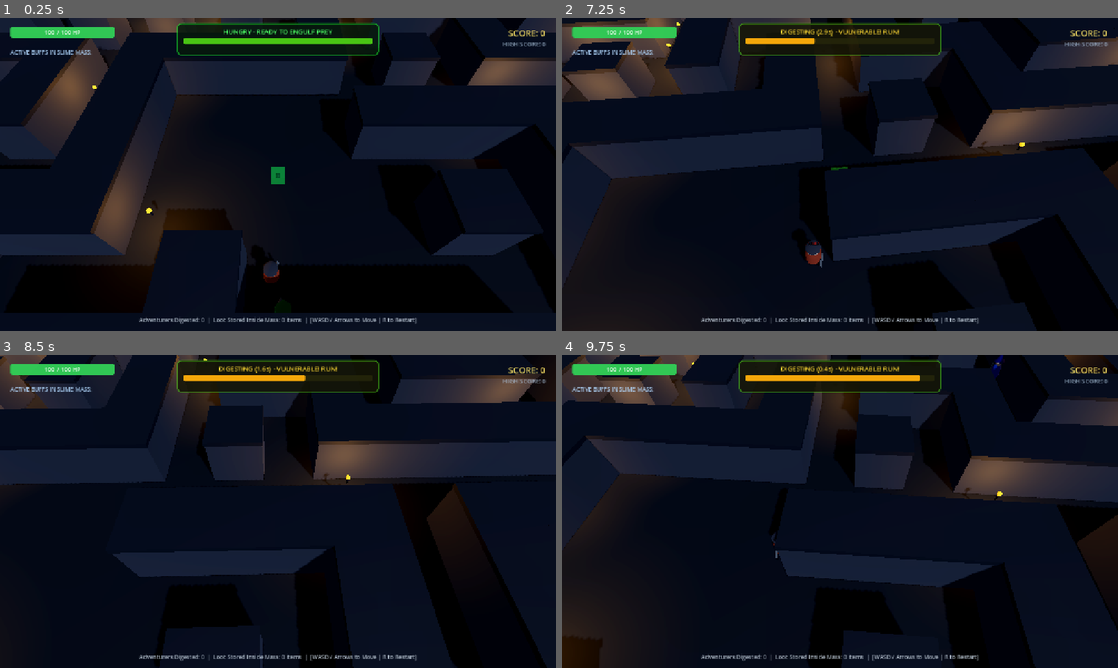
Above: before the commit, frames 1-4 (two rows, left to right).
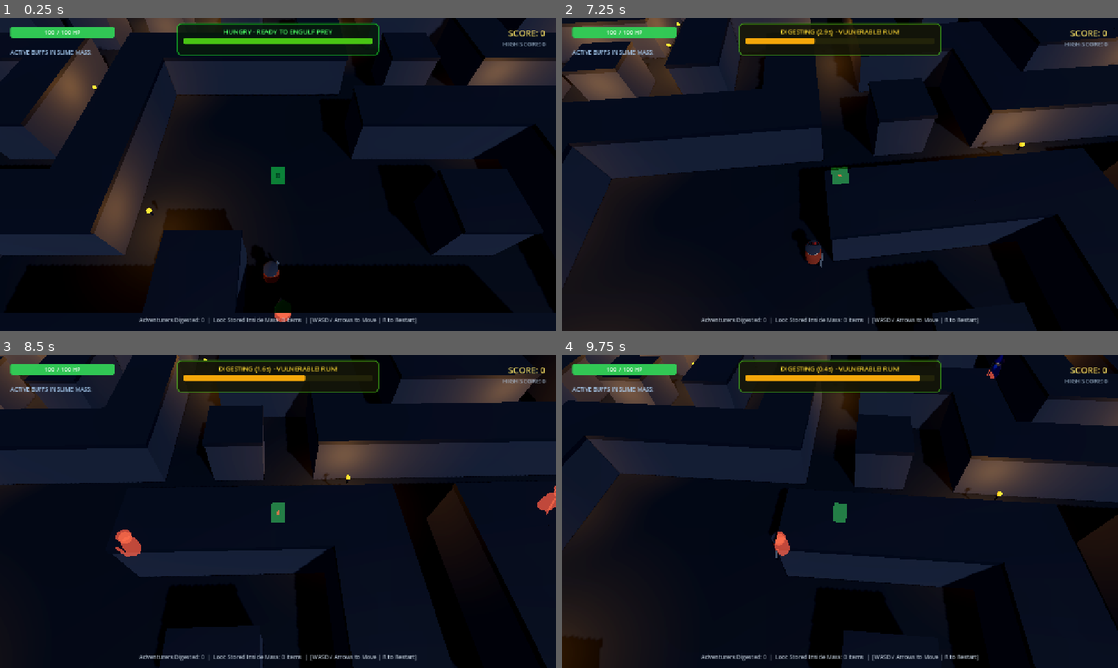
Above: after the commit, the same moments.

Repository: JunNealy/cube-test
Game: Godot game, scene res://scenes/main.tscn
Two runs of this game, one before a commit and one after it. Both use one fixed random seed, a clock stepped at 60 frames per second and the inputs below.
Inputs:
- Up to frame 1 (0.25 s): no input
- Up to frame 2 (7.25 s): hold W (move_up) 0.53-2.03 s; tap 1 every 0.75 s from 0.6 to 6.6 s; hold A (move_left) 2.03-3.53 s; hold S (move_down) 3.53-4.28 s; hold D (move_right) 4.28-5.03 s; hold W (move_up) 5.03-5.78 s; hold D (move_right) from 5.78 s (still down)
- Up to frame 3 (8.5 s): tap 1 at 7.35, 8.1 s; release D (move_right) at 8.03 s; hold S (move_down) from 8.03 s (still down)
- Up to frame 4 (9.75 s): release S (move_down) at 8.78 s; hold A (move_left) 8.78-9.53 s; tap 1 at 8.85, 9.6 s; hold W (move_up) from 9.53 s (still down)

The runs differ from the first frame. In frame 1, less than 0.1% of the frame differs, in the area x 49-53%, y 94-98%; in frame 2, 0.1%; in frame 3, 0.6%, in the area x 20-100%, y 41-65%; in frame 4, 0.3%.

Commit message:
feat(render): show adventurers and slime through walls
Adventurers use the stencil X-ray mode so a red silhouette shows when
a wall hides them. The slime gets an inverted-depth next pass that
draws a faint green silhouette when occluded.

Diff:
--- a/scripts/adventurer.gd
+++ b/scripts/adventurer.gd
@@ -186,6 +186,13 @@
 	w_mat.albedo_color = Color(0.8, 0.8, 0.8)
 	weapon_mesh.material_override = w_mat
 	weapon_pivot.add_child(weapon_mesh)
+
+	# X-ray silhouette so adventurers stay visible behind walls
+	for mesh in [body_mesh, head_mesh, hat_mesh, weapon_mesh]:
+		var mat = mesh.material_override as BaseMaterial3D
+		if mat:
+			mat.stencil_mode = BaseMaterial3D.STENCIL_MODE_XRAY
+			mat.stencil_color = Color(1.0, 0.35, 0.25, 0.6)
 
 	# Overhead Status / Speech Billboard
 	status_label = Label3D.new()
--- a/scripts/slime.gd
+++ b/scripts/slime.gd
@@ -52,6 +52,15 @@
 	# Duplicate material to avoid sharing instance
 	slime_mat = cube_mesh.get_active_material(0).duplicate() as StandardMaterial3D
 	cube_mesh.set_surface_override_material(0, slime_mat)
+
+	# Faint silhouette drawn only where walls hide the cube (inverted depth test)
+	var xray = StandardMaterial3D.new()
+	xray.shading_mode = BaseMaterial3D.SHADING_MODE_UNSHADED
+	xray.transparency = BaseMaterial3D.TRANSPARENCY_ALPHA
+	xray.albedo_color = Color(0.3, 1.0, 0.45, 0.35)
+	xray.depth_test = BaseMaterial3D.DEPTH_TEST_INVERTED
+	xray.depth_draw_mode = BaseMaterial3D.DEPTH_DRAW_DISABLED
+	slime_mat.next_pass = xray
 
 	# Own copies so resizing never touches the cached scene resources
 	body_shape.shape = body_shape.shape.duplicate()
